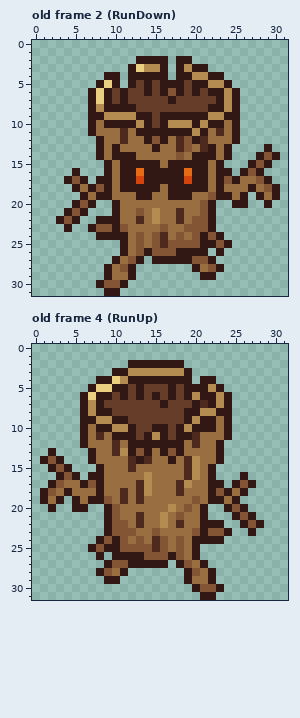
One commit to this pixel-art file: _Data/Gameplay/WoodEnemy.aseprite. Above, as it was before the edit.
32x32 pixels, 10 frames. Shown: old frame 2 (RunDown), old frame 4 (RunUp).
After:
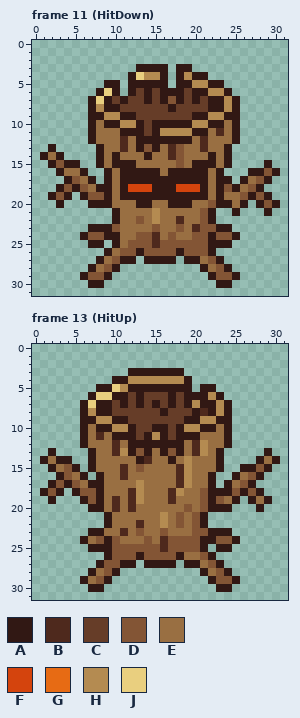
Palette (. is transparent): A #311814  B #4e291d  C #663d28  D #835535  E #996f42  F #d4440d  G #e76b14  H #b48b51  J #e9cf7f
A new or re-ordered frame is compared with the old frame closest to it.
Changes in this commit:
frames 10 -> 14
--- frame 11 (HitDown) is new; against old frame 2 (RunDown), layer "Wood"
@@ x 0..31 @@
  1 ................................
- 2 .............AAAA.AA............
- 3 ............AJHHA.AHAA..........
- 4 .........AA.AAAAA.AAHHAA........
- 5 ........AJA.ACACAAACAAHHA.......
- 6 .......AJACACCACADACACAAHA......
- 7 .......AJACACCCCCACCCCCAHA......
- 8 .......AHAAAACCCCCCCCCAAHA......
- 9 .......AAHHHHAACAAAAAAHHAA......
-10 .......AEAAAAHACAHHHAHAAEA......
-11 .......AEEEBEAAAAAAAHAEBEA......
-12 ........AEEBEEADAEBDABEEEA......
-13 ........AEAEEEEAEEBDEBAEA....A..
-14 ........AEAAAEEEEEDEAAAEA...ADA.
-15 .........AEAAAAAEAAAAAEA...ADA..
-16 .....A...AEAAGAAAAAGAAEAA.ADA...
-17 ....ADA.AAEAAFAAAAAFAAEADAEEDA..
-18 .....AEADAEAAAAAEAAAAAEAEEEAEDA.
-19 ......AEAAEEEAAEEAAAEEDAAEA.AEA.
-20 .....ADA..AEEEEEEEEEEDA..AA..A..
-21 ....ADA...AEEDEHEEBEEDA.........
-22 ...ADA..AAAEEBEHEEBEDDA.........
-23 ....A..ADDADEEEEDEEDDDA.........
-24 ........AAAAEDEDBEDEDADA........
-25 ...........AEDEDBDDDDAADA.......
-26 ...........AEDADDDAAAA.A........
-27 ..........AEDA.AAAAADDA.........
-28 .........AEDA.......AEDA........
-29 .........AEEA........AA.........
-30 ........ADDA....................
-31 .........AA.....................
+ 2 ................................
+ 3 .............AAAA.AA............
+ 4 ............AJHHA.AHAA..........
+ 5 .........AA.AAAAA.AAHHAA........
+ 6 ........AJA.ACACAAACAAHHA.......
+ 7 .......AJACACCACADACACAAHA......
+ 8 .......AHAACCCCCCACCCCAAHA......
+ 9 .......AAHHAACCCCCCCAAHHAA......
+10 .......AEAAHHACAAAAAHHAAEA......
+11 .......AEEEAAACAHHHHAAEBEA......
+12 .......AEEEBEAAAAAAAEBEEEA......
+13 ..A.....AEEBEADAEBDEEBEEA.......
+14 .AEA....AEAEEEAEEBDEEEAEA.......
+15 ..ADAA..AEAAAEEEEEDEAAAEA....A..
+16 ...AEEA..AEAAAAAEAAAAAEA...AADA.
+17 ....ADEA.AEAAAAAAAAAAAEAA.AEDA..
+18 ...ADADEAAEAFFFAAAFFFAEADAEDA...
+19 ..ADA.ADDAEAAAAAAAAAAAEAEEDADA..
+20 ...A...AAAEEEAAEEAAAEEDAAEA.ADA.
+21 ..........AEEEEHEEEEEDA..A...A..
+22 ..........AEEDEHEEBEEDA.........
+23 .......AAADEEEEDEEDEBDDAA.......
+24 ......ADDAAEEDDBEDEEDDADDA......
+25 .......AA.AEDDDBDDDDDDAAA.......
+26 .........AEDDADDDDADDDA.........
+27 ........AEDAA.AAAA.AAEDA........
+28 .......AEDA..........AEDA.......
+29 ......ADDA............ADDA......
+30 .......AA..............AA.......
+31 ................................
--- frame 13 (HitUp) is new; against old frame 4 (RunUp), layer "Wood"
@@ x 0..31 @@
  1 ................................
- 2 ............AAAAAAA.............
- 3 ..........AAHHHHHHHA............
- 4 ........AAJHAAAAAAAA.AA.........
- 5 .......AJJAACACCCACAAAHA........
- 6 ......AJAACACACACACAHAAHA.......
- 7 ......AHACCCCCCCACCCABAHA.......
- 8 ......AHAACCCCCCCCCAAHHAA.......
- 9 ......AAHHAACCCCCCCAHAAEA.......
-10 ......AEAAHHACCAACAHAAAEA.......
-11 ......AEBEAAACAHACAABEEEA.......
-12 ......AEEEBEAAAAAAAEBEEA........
-13 ..A....AEEBHADAEADAEEEEA........
-14 .ADA...AEEEEBABEEAEBHEEA........
-15 ..ADA...AEEEBEEEEEEBHEA.........
-16 ...ADA.AAEEEEEHEEEEBHEA...A.....
-17 ..ADEEADAEEEEBHEEEBHEEAA.ADA....
-18 .ADEAEEEAEEBEBHEEEBEEEADAEA.....
-19 .AEA.AEAADEBEBEEEEEEDEAAEA......
-20 ..A..AA..ADEEEEEEHEDEA..ADA.....
-21 .........ADEEBEEHEDEEA...ADA....
-22 .........ADDEBEEHEBEEAAA..ADA...
-23 .........ADDDEEDEEEEDADDA..A....
-24 ........ADADEDEBDEDEAAAA........
-25 .......ADAADDDDBDEDEA...........
-26 ........A.AAAADDDADEA...........
-27 .........ADDAAAAA.ADEA..........
-28 ........ADEA.......ADEA.........
-29 .........AA........AEEA.........
-30 ....................ADDA........
-31 .....................AA.........
+ 2 ................................
+ 3 ............AAAAAAA.............
+ 4 ..........AAHHHHHHHA............
+ 5 ........AAJHAAAAAAAA.AA.........
+ 6 .......AJJAACACCCACAAAHA........
+ 7 ......AJAACACACACACAHAAHA.......
+ 8 ......AHAACCCCCCACCCABAHA.......
+ 9 ......AAHHAACCCCCCCAAHHAA.......
+10 ......AEAAHHACCAACAHHAAEA.......
+11 ......AEBEAAACAHACAAAEEEA.......
+12 ......AEEEBEAAAAAAAEBHEEA.......
+13 ..A....AEEBHADAEADAEBHEA.....A..
+14 .AEAA..AEEEEEABEEAEHEEEA....AEA.
+15 ..AEDA.AEEEBEDEEEEBHEEEA..AADA..
+16 ...ADEA.AEEBEEEEEEBHEEA..AEDA...
+17 ..ADADEAAEEEEHEEEEBHEEA.AEDA....
+18 .ADA.ADDAEEEBHEEEBHEEDAAADADA...
+19 ..A...ADAEBEBHEEEBEEEDADEA.AEA..
+20 .......AAEBEBEEEEEEDEDAAA...A...
+21 .........AEEEEEEHEDEDA..........
+22 .........AEEEBEEHEDEDA..........
+23 .......AAEEBEDEEDEEEDDAAA.......
+24 ......AEDADEEEDEBDDDDAADDA......
+25 .......AAADDDDDDBDDDDA.AA.......
+26 .........ADDDADDDDAEEDA.........
+27 ........ADDAA.AAAA.AAEDA........
+28 .......AEDA..........AEDA.......
+29 ......AEDA............ADDA......
+30 .......AA..............AA.......
+31 ................................
